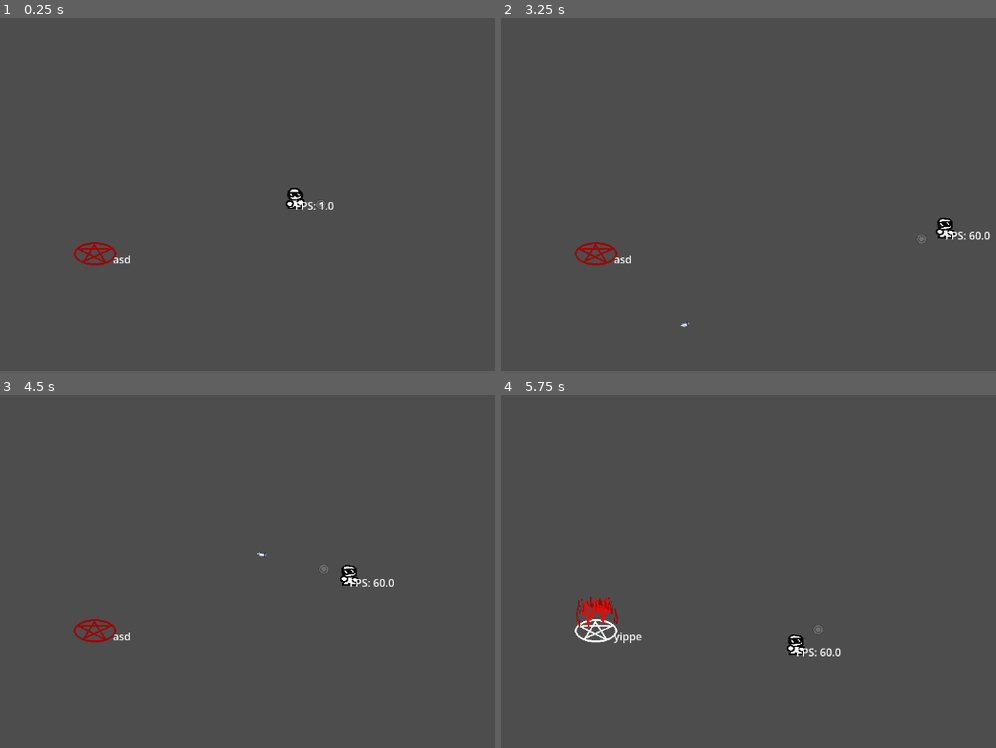
Above: before the commit, frames 1-4 (two rows, left to right).
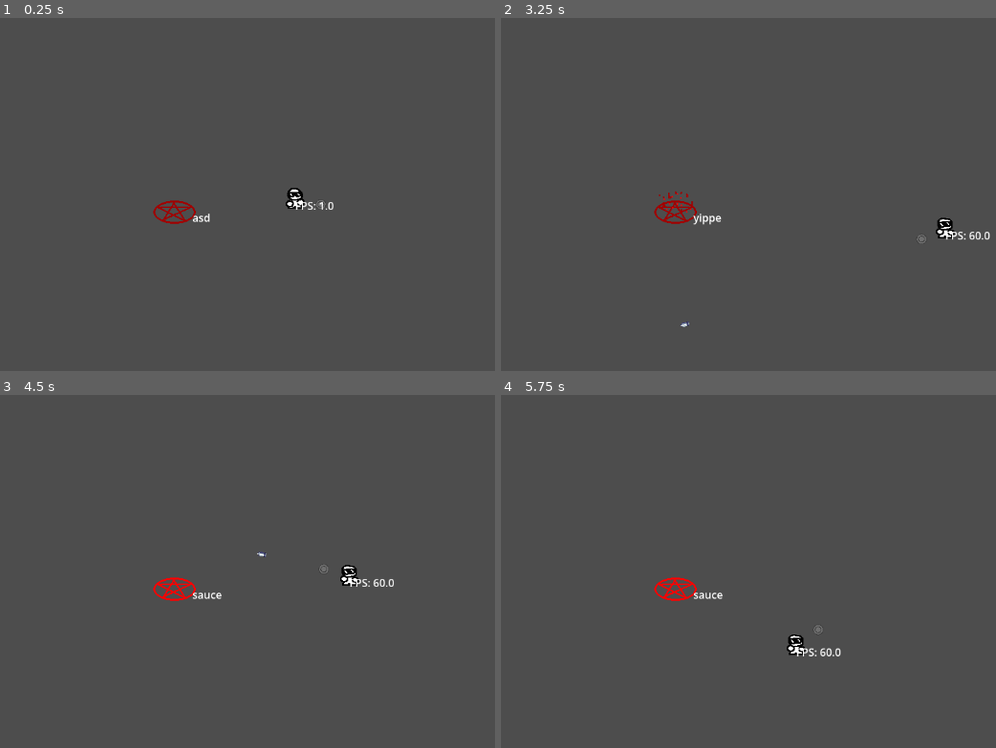
Above: after the commit, the same moments.

Repository: Daxlate/SunglassesJoey
Game: Godot game, scene res://scenes/SaraTesting.tscn
Same seed, same stepped clock (60 frames per second), same inputs: the game is played once before the commit and once after it. This scene is started directly instead of the project's main scene.
Inputs (mouse positions are in pixels of both pictures, inside the frame that each line leads up to):
- Up to frame 1 (0.25 s): no input
- Up to frame 2 (3.25 s): tap Enter at 0.5 s; move the mouse to (outside the picture) at 0.52 s; hold D (MoveRight) 0.53-1.28 s; hold Right mouse button (punch) 0.53-1.28 s; move the mouse to (694, 233) at 1.27 s; hold S (MoveDown) 1.28-2.03 s; click (694, 233) at 1.35 s; move the mouse to (921, 116) at 2.02 s; hold D (MoveRight) 2.03-2.78 s; hold Right mouse button (punch) 2.03-2.78 s; move the mouse to (807, 296) at 2.77 s; hold W (MoveUp) from 2.78 s (still down); click (807, 296) at 2.85 s
- Up to frame 3 (4.5 s): move the mouse to (outside the picture) at 3.52 s; release W (MoveUp) at 3.53 s; hold Right mouse button (punch) 3.53-4.28 s; hold A (MoveLeft) from 3.53 s (still down); move the mouse to (113, 525) at 4.27 s; click (113, 525) at 4.35 s
- Up to frame 4 (5.75 s): move the mouse to (882, 589) at 5.02 s; release A (MoveLeft) at 5.03 s; hold S (MoveDown) from 5.03 s (still down); hold Right mouse button (punch) from 5.03 s (still down)

The runs differ from the first frame. In frame 1, 0.6% of the frame differs, in the area x 14-43%, y 51-70%; in frame 2, 0.6%; in frame 3, 0.6%; in frame 4, 1.0%, in the area x 14-45%, y 51-71%.

Commit message:
Pentagram update

Diff:
--- a/scenes/SaraTesting.tscn
+++ b/scenes/SaraTesting.tscn
@@ -1,7 +1,7 @@
 [gd_scene format=3 uid="uid://bpxac706k05mf"]
 
 [ext_resource type="PackedScene" uid="uid://cabmdlahw5det" path="res://scenes/Sunglassesjoey.tscn" id="1_t5vf3"]
-[ext_resource type="PackedScene" uid="uid://cf4x57mead76h" path="res://scenes/pentagram.tscn" id="2_dxfed"]
+[ext_resource type="PackedScene" uid="uid://bdkuo06wo2gwb" path="res://scripts/pentagramcorrect.tscn" id="2_t5vf3"]
 
 [node name="TestingScene" type="Node2D" unique_id=1567451545]
 y_sort_enabled = true
@@ -9,5 +9,5 @@
 [node name="Joey" parent="." unique_id=1516984231 instance=ExtResource("1_t5vf3")]
 position = Vector2(503, 304)
 
-[node name="Pentagram2" parent="." unique_id=1269892955 instance=ExtResource("2_dxfed")]
-position = Vector2(201, 374)
+[node name="Pentagram" parent="." unique_id=1269892955 instance=ExtResource("2_t5vf3")]
+position = Vector2(321, 311)
--- a/scripts/pentagram.gd
+++ b/scripts/pentagram.gd
@@ -1,18 +1,19 @@
 extends Area2D
 var State = 0
-@onready var Upgrade = $Upgrade1
+#@onready var Upgrade = $Upgrade1
 
 func _process(delta):
 	%PentagramFloor.position = global_position
 	var OverlappingBody = get_overlapping_bodies()
 	$LadyD.visible = false
-	if (Upgrade != null):
-		Upgrade.disabled = true
+	#if (Upgrade != null):
+		#Upgrade.disabled = true
 	if OverlappingBody.size() > 0:
 		if (State == 1):
 			$LadyD.visible = true
-			if (Upgrade != null):
-				Upgrade.disabled = false
+			$LadyD/Upgrade1.UpdateTitle()
+			#if (Upgrade != null):
+				#Upgrade.disabled = false
 			$LadyD/AnimatedSprite2D.play("LadyD")
 			if Input.is_action_pressed("shoot"):
 				TurnOff()
--- a/scripts/pentagram.tscn
+++ b/scripts/pentagramcorrect.tscn
@@ -10,10 +10,7 @@
 [node name="Timer" parent="." index="3" unique_id=829150403]
 wait_time = 3.0
 
-[node name="LadyD" parent="." index="5" unique_id=1703405707]
-visible = true
-
-[node name="Upgrade1" type="TextureButton" parent="." index="6" unique_id=597344761]
+[node name="Upgrade1" type="TextureButton" parent="LadyD" parent_id_path=PackedInt32Array(1703405707) index="2" unique_id=597344761]
 offset_left = 64.0
 offset_top = 64.0
 offset_right = 608.0
@@ -25,7 +22,7 @@
 stretch_mode = 0
 script = ExtResource("3_10ngd")
 
-[node name="UpgradeTitle1" type="Label" parent="Upgrade1" index="0" unique_id=1969113491]
+[node name="UpgradeTitle1" type="Label" parent="LadyD/Upgrade1" index="0" unique_id=1969113491]
 layout_mode = 0
 offset_left = 154.0
 offset_top = 62.0
@@ -35,7 +32,7 @@
 text = "Edit me daddy"
 uppercase = true
 
-[node name="UpgradeDesc1" type="RichTextLabel" parent="Upgrade1" index="1" unique_id=1207365982]
+[node name="UpgradeDesc1" type="RichTextLabel" parent="LadyD/Upgrade1" index="1" unique_id=1207365982]
 layout_mode = 0
 offset_left = 27.0
 offset_top = 141.0
@@ -44,7 +41,7 @@
 theme_override_font_sizes/normal_font_size = 16
 text = "please for the love of god edit me i want nothing more in this existence than to be edited"
 
-[node name="UpgradeIcon1" type="Sprite2D" parent="Upgrade1" index="2" unique_id=1657021687]
+[node name="UpgradeIcon1" type="Sprite2D" parent="LadyD/Upgrade1" index="2" unique_id=1657021687]
 position = Vector2(80, 80)
 scale = Vector2(2, 2)
 texture = ExtResource("4_k5ok5")
--- a/upgrade_1.gd
+++ b/upgrade_1.gd
@@ -1,17 +1,31 @@
 extends TextureButton
-var Upgrade = 1
+var Upgrade = 0
 var Title = ""
 var Desc = ""
 var lines = []
+const FILEPATH = "res://UpgradesText.txt"
 
-func _ready():
-	var file = FileAccess.open("res://UpgradesText.txt", FileAccess.READ)
-	while not file.eof_reached():
-		lines.append(file.get_line())
-	$UpgradeTitle1.text = read_specific_line(Upgrade)
+#func _ready():
+	#UpdateTitle()
 
-func read_specific_line(line_index: int):
-	var tit = "ERROR"
-	if line_index < lines.size():
-		tit = (lines[line_index])
-	return tit
+func UpdateTitle():
+		var file = FileAccess.open("res://UpgradesText.txt", FileAccess.READ)
+		while not file.eof_reached():
+			lines.append(file.get_line())
+			$UpgradeTitle1.text = read_specific_line(Upgrade)
+
+func read_specific_line(line_number: int) -> String:
+	# Open the file in read mode
+	var file = FileAccess.open(FILEPATH, FileAccess.READ)
+	if not file:
+		return "ERROR NOT FILE"
+
+	# Read the whole file and split it into individual lines
+	var all_text = file.get_as_text()
+	var lines = all_text.split("\n")
+
+	# Check if the requested line index exists (0-indexed)
+	if line_number >= 0 and line_number < lines.size():
+		return lines[line_number]
+	else:
+		return "Line number out of bounds."
Not shown, added: UpgradesDescriptions.txt
Not shown, changed: UpgradesText.txt
